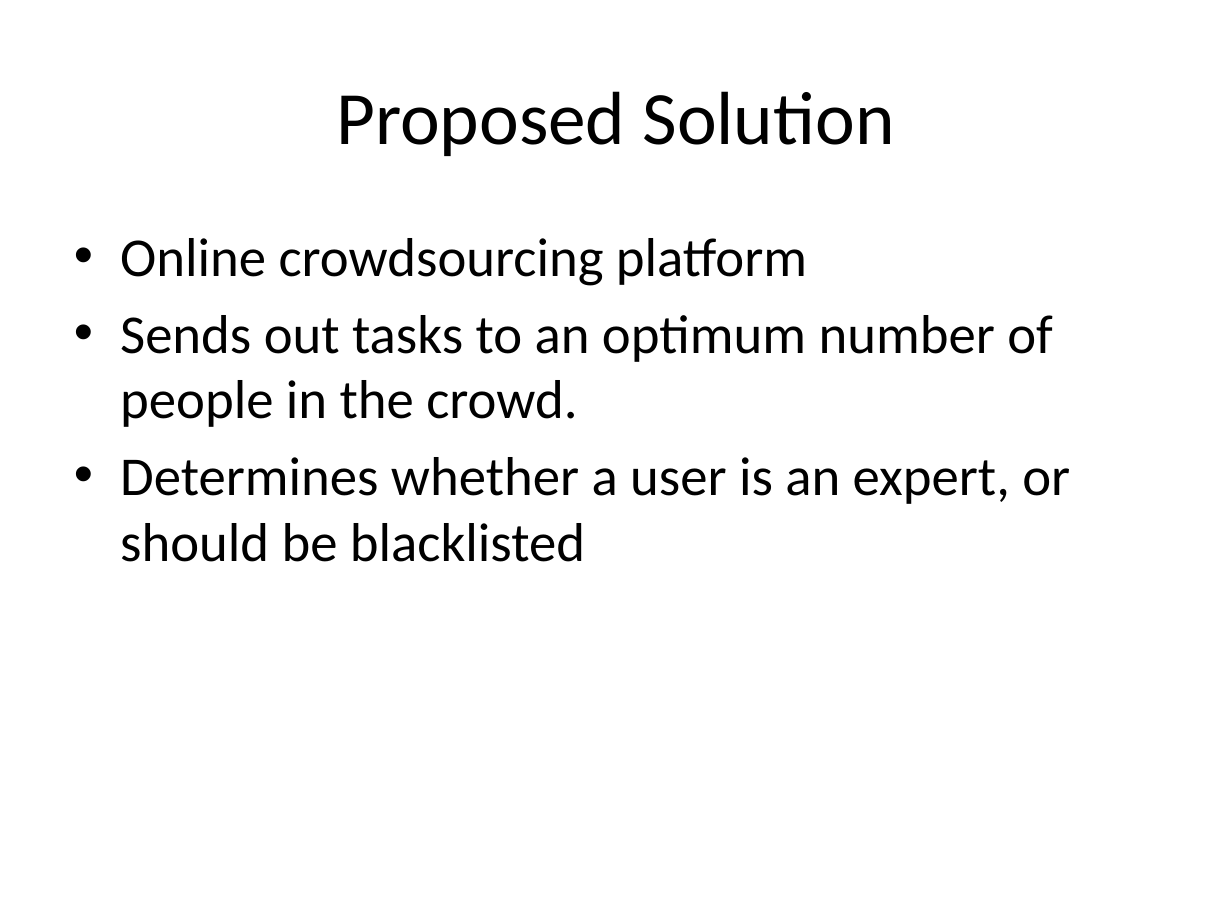
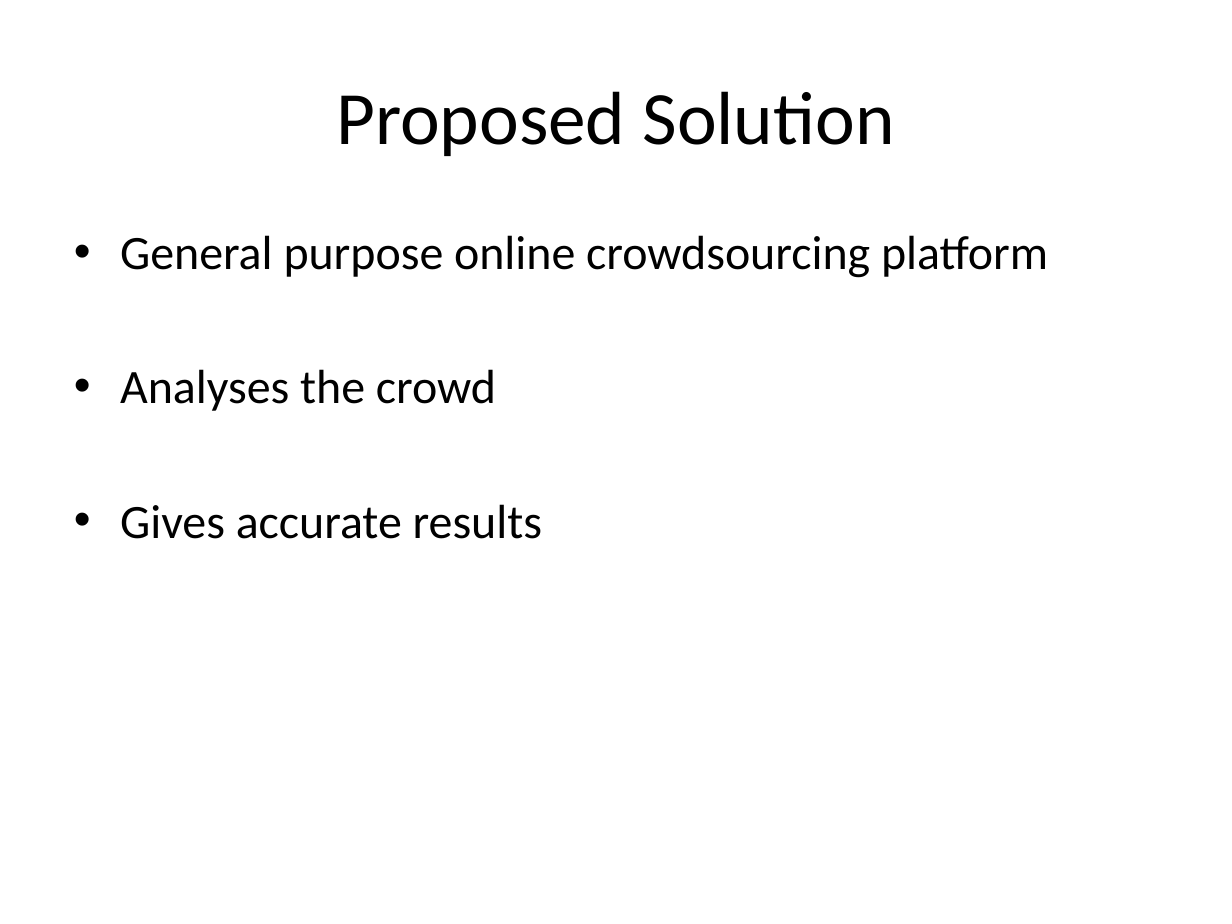
Before and after one commit to giovannic/crowdtrust, a slide deck: slide 6 of presentation/CrowdTrust .pptx (slide 3 before the commit). Drawn at 1232x924 pixels with LibreOffice and Linux fonts; fonts in the diff are those of the drawing; background and template pictures are left out. Boxes give left, top, right and bottom in pixels: in the first picture for what was removed or moved away, otherwise in the second. Text is boxed around its words. In the diff, an @@ line names an element or a change of style, - is before the commit and + after.

Commit message:
presentation

```diff
--- a/presentation/CrowdTrust .pptx
+++ b/presentation/CrowdTrust .pptx
@@ text at (120,235,1048,539): text changed; size 32 to 28 pt @@
-• Online crowdsourcing platform
-• Sends out tasks to an optimum number of people in the crowd.
-• Determines whether a user is an expert, or should be blacklisted
+• General purpose online crowdsourcing platform
+• Analyses the crowd
+• Gives accurate results
```
Also in this commit, not shown: 4 other slides changed, 2 slides added, 1 slide removed, 1 other file.
